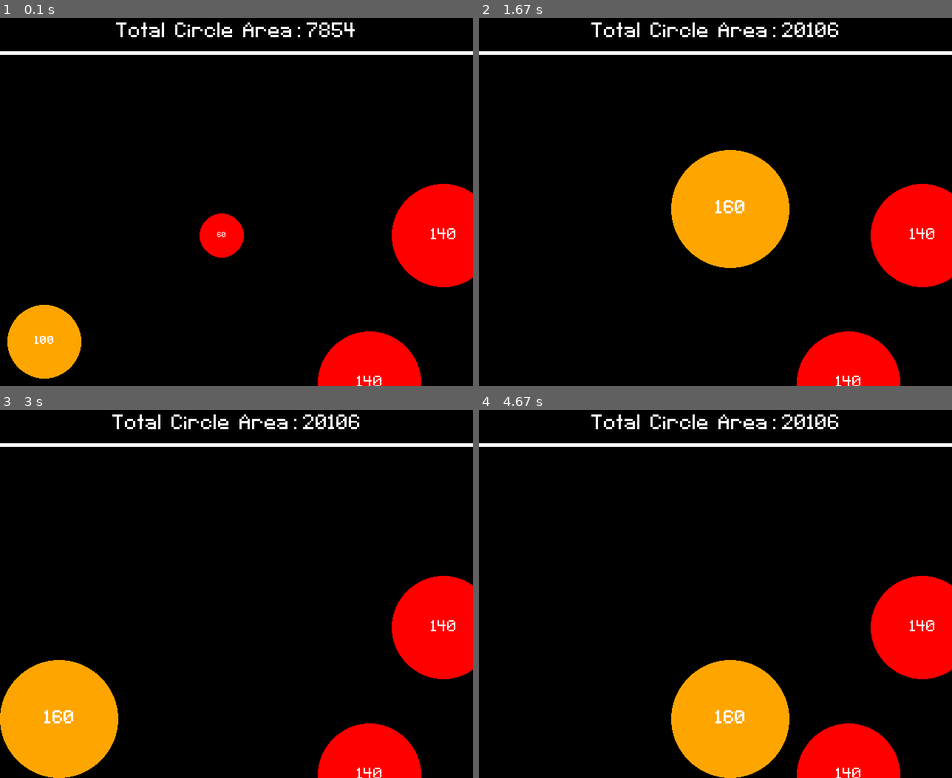
Above: before the commit, frames 1-4 (two rows, left to right).
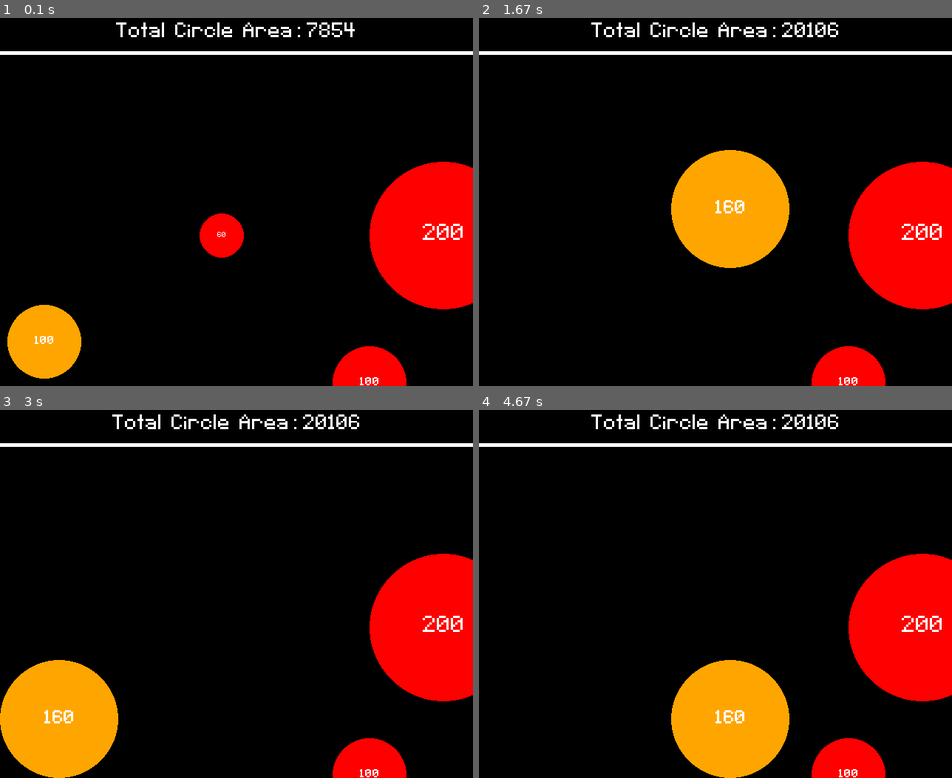
Above: after the commit, the same moments.

Repository: NedzadDonlagic04/pygame-prototype-agario
Game: pygame game, started from main.py
Same seed, same stepped clock (60 frames per second), same inputs: the game is played once before the commit and once after it.
Inputs:
- Up to frame 1 (0.1 s): no input
- Up to frame 2 (1.67 s): hold D 0.33-0.8 s; hold W 0.83-1.13 s
- Up to frame 3 (3 s): hold A 1.67-2.2 s; hold S 2.23-2.53 s
- Up to frame 4 (4.67 s): hold W 3-3.37 s; hold D 3.4-4.03 s; hold S 4.07-4.43 s; hold A from 4.47 s (still down)

The runs differ from the first frame. In frame 1, 4.7% of the frame differs, in the area x 67-100%, y 39-100%; in frame 2, 4.7%; in frame 3, 4.7%; in frame 4, 4.7%.

Commit message:
Changed enemy sizes

Diff:
--- a/main.py
+++ b/main.py
@@ -28,8 +28,8 @@
         enemyColor = 'red'
         self.ENEMIES = [
             Enemy(30, enemyColor, (300, 300)),
-            Enemy(70, enemyColor, (500, 500)),
-            Enemy(70, enemyColor, (600, 300))
+            Enemy(50, enemyColor, (500, 500)),
+            Enemy(100, enemyColor, (600, 300))
         ]
 
     def quit(self):
